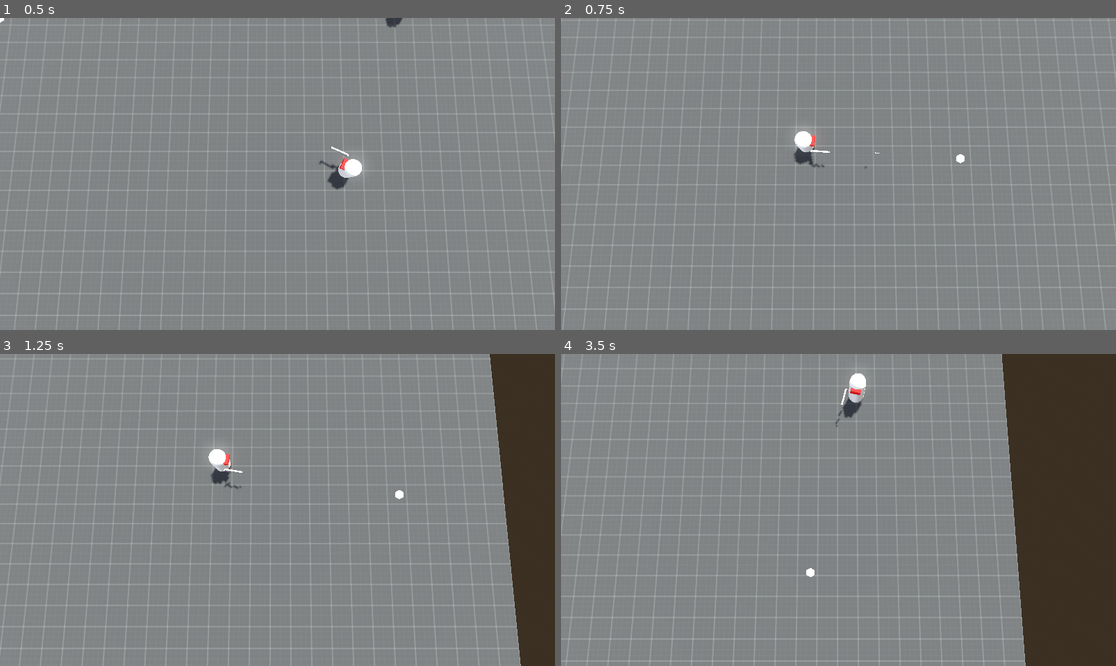
Above: before the commit, frames 1-4 (two rows, left to right).
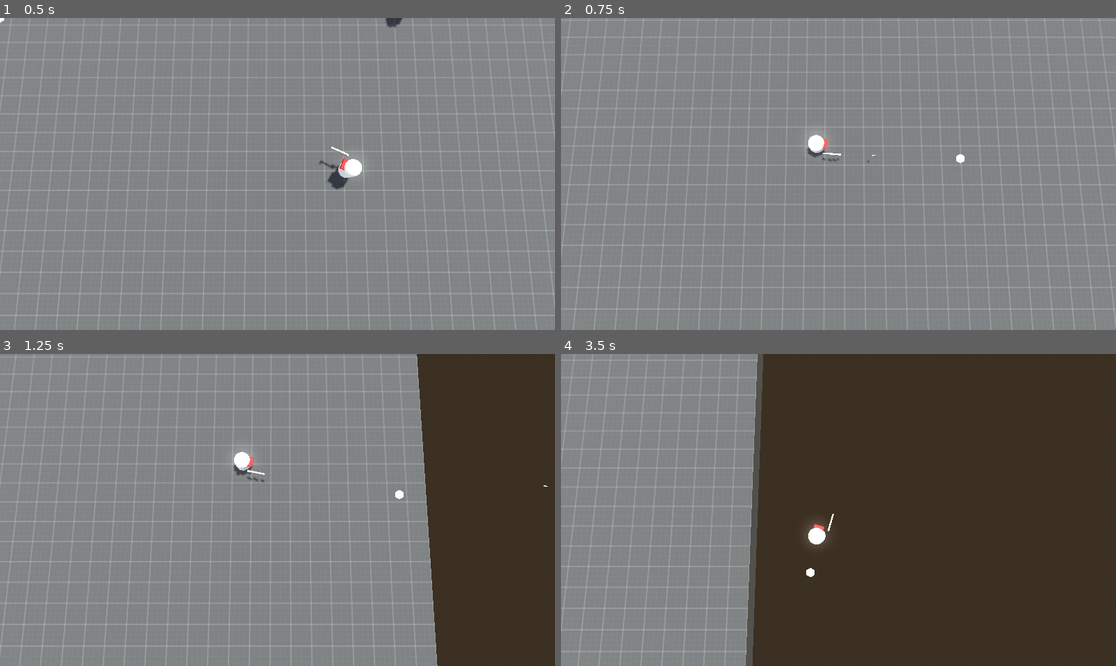
Above: after the commit, the same moments.

Repository: rans0000/topdown-shooter
Game: Godot game, scene res://scenes/world.tscn
Same seed, same stepped clock (60 frames per second), same inputs: the game is played once before the commit and once after it.
Inputs (mouse positions are in pixels of both pictures, inside the frame that each line leads up to):
- Up to frame 1 (0.5 s): no input
- Up to frame 2 (0.75 s): move the mouse to (960, 158) at 0.52 s; hold D (move_right) from 0.53 s (still down); hold Shift (action_sprint, bound only after the commit) from 0.53 s (still down); tap C (action_crouch, bound only after the commit) at 0.6 s; click (960, 158) at 0.67 s
- Up to frame 3 (1.25 s): keep holding D (move_right); keep holding Shift (action_sprint, bound only after the commit)
- Up to frame 4 (3.5 s): move the mouse to (727, 525) at 1.27 s; release D (move_right) at 1.28 s; release Shift (action_sprint, bound only after the commit) at 1.28 s; hold S (move_backward) 1.28-2.03 s; tap Shift (action_sprint, bound only after the commit) at 1.35 s; click (727, 525) at 1.42 s; tap C (action_crouch, bound only after the commit) at 1.55, 2.85 s; move the mouse to (894, 441) at 2.02 s; hold D (move_right) 2.03-2.78 s; hold Shift (action_sprint, bound only after the commit) 2.03-2.78 s; click (894, 441) at 2.1 s; move the mouse to (810, 572) at 2.77 s; hold W (move_forward) from 2.78 s (still down); click (810, 572) at 2.92 s

Frame 1 is identical in both runs. In frame 2, 0.6% of the frame differs, in the area x 0-100%, y 29-100%; in frame 3, 15%; in frame 4, 48%, in the area x 0-84%, y 0-100%.

Commit message:
set speed based on crouch, walk & sprint

Diff:
--- a/project.godot
+++ b/project.godot
@@ -14,6 +14,10 @@
 run/main_scene="uid://c4tmuahbrvodu"
 config/features=PackedStringArray("4.4", "Forward Plus")
 config/icon="res://icon.svg"
+
+[autoload]
+
+Constants="*res://scripts/autoloads/constants.gd"
 
 [global_group]
 
@@ -73,6 +77,18 @@
 , Object(InputEventJoypadButton,"resource_local_to_scene":false,"resource_name":"","device":-1,"button_index":10,"pressure":0.0,"pressed":true,"script":null)
 ]
 }
+action_crouch={
+"deadzone": 0.2,
+"events": [Object(InputEventKey,"resource_local_to_scene":false,"resource_name":"","device":-1,"window_id":0,"alt_pressed":false,"shift_pressed":false,"ctrl_pressed":false,"meta_pressed":false,"pressed":false,"keycode":0,"physical_keycode":67,"key_label":0,"unicode":99,"location":0,"echo":false,"script":null)
+, Object(InputEventJoypadButton,"resource_local_to_scene":false,"resource_name":"","device":-1,"button_index":9,"pressure":0.0,"pressed":true,"script":null)
+]
+}
+action_sprint={
+"deadzone": 0.2,
+"events": [Object(InputEventKey,"resource_local_to_scene":false,"resource_name":"","device":-1,"window_id":0,"alt_pressed":false,"shift_pressed":false,"ctrl_pressed":false,"meta_pressed":false,"pressed":false,"keycode":0,"physical_keycode":4194325,"key_label":0,"unicode":0,"location":0,"echo":false,"script":null)
+, Object(InputEventJoypadMotion,"resource_local_to_scene":false,"resource_name":"","device":-1,"axis":4,"axis_value":1.0,"script":null)
+]
+}
 
 [layer_names]
 
--- /dev/null
+++ b/scripts/autoloads/constants.gd
@@ -0,0 +1,7 @@
+extends Node
+
+const MOVE_MODE = {
+	CROUCH = 0.9,
+	WALK = 1.0,
+	SPRINT = 2.0
+}
--- a/scripts/player.gd
+++ b/scripts/player.gd
@@ -7,8 +7,8 @@
 var cursor_position := Vector2.ZERO
 var target_position := Vector3.ZERO
 var joystick_acceleration := 10;
-
-
+var move_mode := Constants.MOVE_MODE.WALK
+var is_crouching := false
 
 
 func _physics_process(delta: float) -> void:
@@ -18,11 +18,21 @@
 	move_and_slide()
 
 
+func _input(event: InputEvent) -> void:
+	if event is InputEventMouseMotion:
+		cursor_position = get_viewport().get_mouse_position()
+	elif event is InputEventJoypadMotion:
+		handle_joystick_motion()
+	#elif event is InputEventJoypadButton:
+	handle_sprint()
+	handle_crouch()
+
+
 func move_player(delta:float) -> void:
 	var move_vec2D := Input.get_vector("move_left", "move_right", "move_forward", "move_backward")
 	var direction := Vector3(move_vec2D.x, 0, move_vec2D.y)
 	var target_vec2D := Vector2(target_position.x, target_position.z).normalized()
-	var speed := remap(move_vec2D.dot(target_vec2D), -1, 1, 1, 2) * move_speed
+	var speed := remap(move_vec2D.dot(target_vec2D), -1, 1, 1, 2) * move_speed * move_mode
 	velocity = direction  * speed * delta
 
 
@@ -46,9 +56,19 @@
 	cursor_position = Vector2(clampf(cursor_position.x + joy_vector.x, 0, bounds.x),clampf(cursor_position.y + joy_vector.y, 0, bounds.y) )
 
 
+func handle_sprint() -> void:
+	if Input.is_action_pressed("action_sprint"):
+		move_mode = Constants.MOVE_MODE.SPRINT
+	if Input.is_action_just_released("action_sprint"):
+		move_mode = Constants.MOVE_MODE.WALK
 
-func _input(event: InputEvent) -> void:
-	if event is InputEventMouseMotion:
-		cursor_position = get_viewport().get_mouse_position()
-	elif event is InputEventJoypadMotion:
-		handle_joystick_motion()
+
+func handle_crouch() -> void:
+	if Input.is_action_just_pressed("action_crouch"):
+		if is_crouching:
+			move_mode = Constants.MOVE_MODE.WALK
+			scale = Vector3(1, 1, 1)
+		else:
+			move_mode = Constants.MOVE_MODE.CROUCH
+			scale = Vector3(1, 0.5, 1)
+		is_crouching = not is_crouching
Not shown, added: scripts/autoloads/constants.gd.uid
